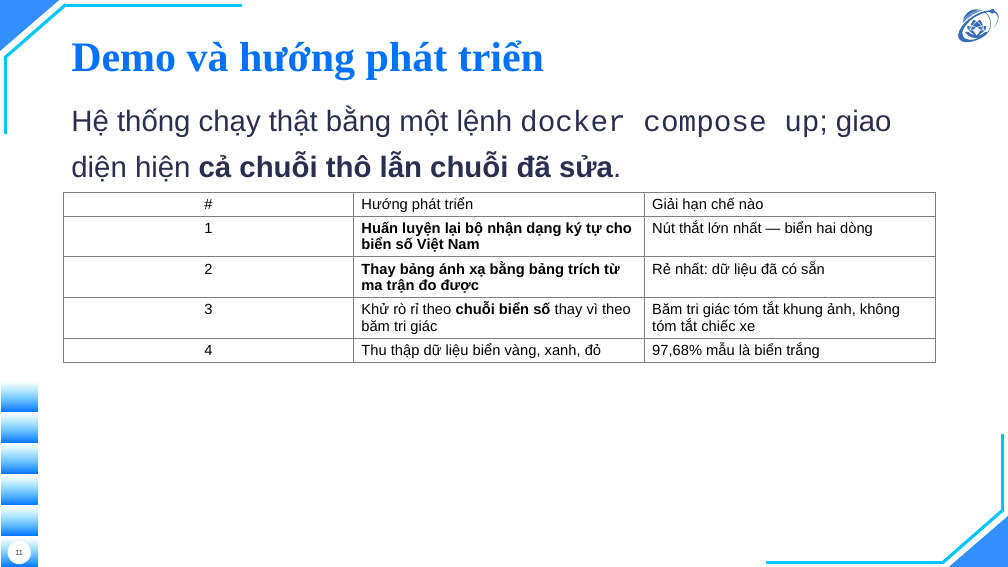
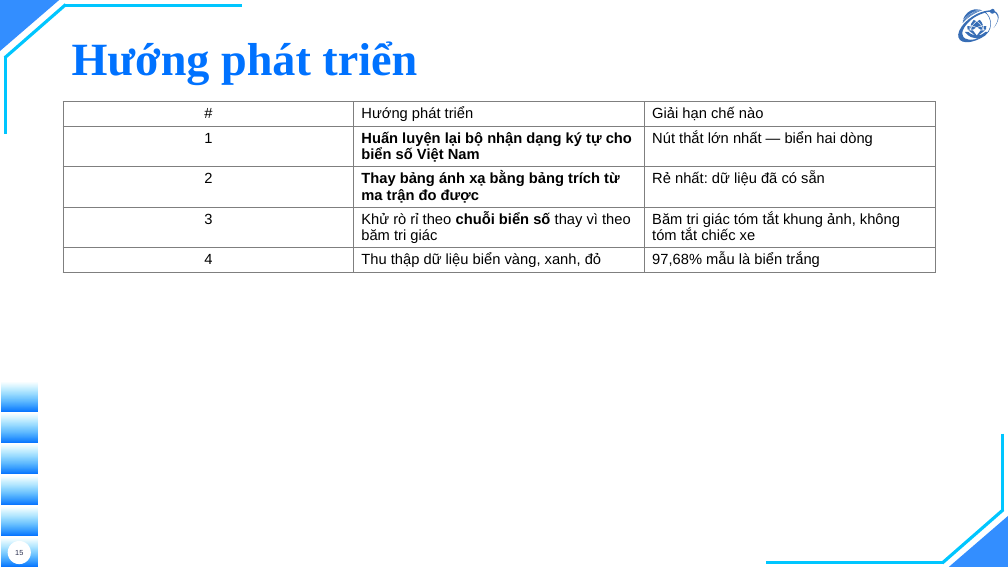
Before and after one commit to hieunguyen2604/alpr-do-an-mon-hoc, a slide deck: slide 15 of docs/slides/12-slides-mon-hoc.pptx (slide 11 before the commit). Drawn at 1008x567 pixels with LibreOffice and Linux fonts; fonts in the diff are those of the drawing; background and template pictures are left out. Boxes give left, top, right and bottom in pixels: in the first picture for what was removed or moved away, otherwise in the second. Text is boxed around its words. In the diff, an @@ line names an element or a change of style, - is before the commit and + after.

```diff
--- a/docs/slides/12-slides-mon-hoc.pptx
+++ b/docs/slides/12-slides-mon-hoc.pptx
@@ title at bbox=[72, 41, 417, 84]: text changed; size 40 to 44 pt @@
-Demo và hướng phát triển
+Hướng phát triển
@@ table: place and size @@
-table at bbox=[63, 192, 936, 510]
+table at bbox=[63, 102, 936, 510]
@@ text removed at bbox=[71, 108, 892, 182] @@
-Hệ thống chạy thật bằng một lệnh docker compose up; giao diện hiện cả chuỗi thô lẫn chuỗi đã sửa.
@@ page number at bbox=[15, 550, 23, 555]: text changed @@
-11
+15
```
Also in this commit, not shown: 4 slides added, 6 other files.
